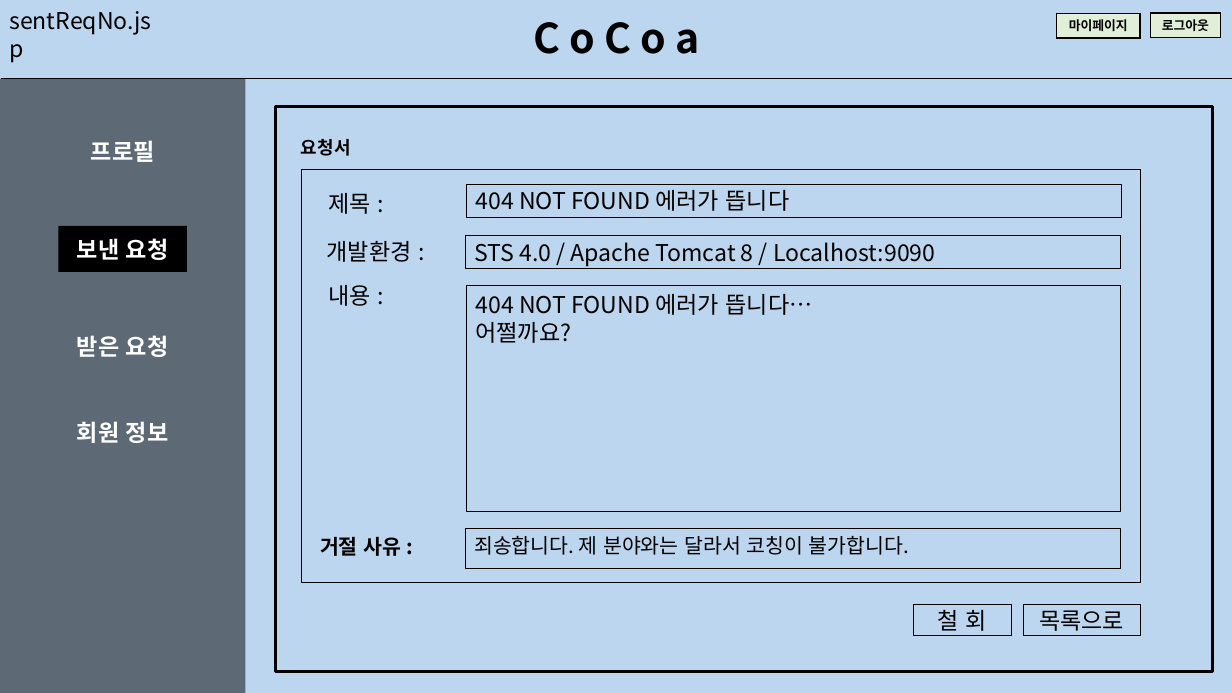
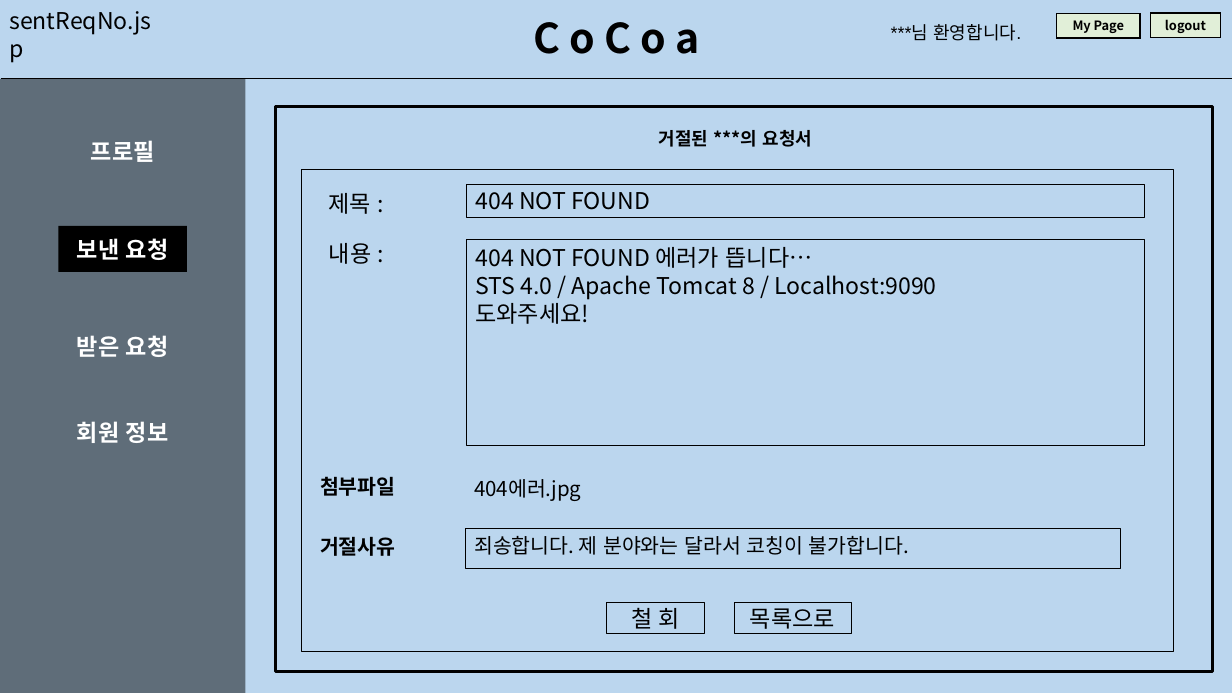
Before and after one commit to math-shpark/AI-Platform-Project-2021-CoCoa-, a slide deck: slide 21 of documents/UI.pptx (slide 16 before the commit). Drawn at 1232x693 pixels with LibreOffice and Linux fonts; fonts in the diff are those of the drawing. Boxes give left, top, right and bottom in pixels: in the first picture for what was removed or moved away, otherwise in the second. Text is boxed around its words. In the diff, an @@ line names an element or a change of style, - is before the commit and + after.

```diff
--- a/documents/UI.pptx
+++ b/documents/UI.pptx
@@ text added at (891, 24, 1021, 41), 14 pt, text #000000 @@
+***님 환영합니다.
@@ text in rectangle at (1073, 20, 1124, 33): text changed @@
-마이페이지
+My Page
@@ text in rectangle at (1165, 19, 1206, 33): text changed @@
-로그아웃
+logout
@@ text at (659, 130, 813, 147): text changed @@
-요청서
+거절된 ***의 요청서
@@ rectangle: place and size @@
-rectangle at (301, 169, 1140, 582)
+rectangle at (301, 169, 1174, 652)
@@ rectangle "404 NOT FOUND": place and size @@
-rectangle "404 NOT FOUND" at (467, 184, 1122, 217)
+rectangle "404 NOT FOUND" at (467, 184, 1145, 217)
@@ text in rectangle at (475, 191, 650, 210): text changed @@
-404 NOT FOUND 에러가 뜹니다
+404 NOT FOUND
@@ text "내용 :": place and size @@
-text "내용 :" at (329, 285, 372, 306)
+text "내용 :" at (329, 243, 372, 264)
@@ rectangle removed at (465, 236, 1120, 269) @@
-STS 4.0 / Apache Tomcat 8 / Localhost:9090
@@ rectangle "404 NOT FOUND 에러가 뜹니다…": place and size @@
-rectangle "404 NOT FOUND 에러가 뜹니다…" at (467, 286, 1121, 511)
+rectangle "404 NOT FOUND 에러가 뜹니다…" at (467, 239, 1145, 445)
@@ text removed at (327, 240, 412, 262) @@
-개발환경 :
@@ text in rectangle at (475, 275, 936, 324): text changed @@
-어쩔까요?
+STS 4.0 / Apache Tomcat 8 / Localhost:9090
+도와주세요!
@@ text added at (320, 476, 395, 496), 16 pt, text #000000, bold @@
+첨부파일
@@ text added at (474, 479, 581, 501), 16 pt, text #000000 @@
+404에러.jpg
@@ text at (320, 536, 395, 556): text changed @@
-거절 사유 :
+거절사유
@@ rectangle "철 회": place and size @@
-rectangle "철 회" at (914, 605, 1012, 637)
+rectangle "철 회" at (607, 603, 705, 634)
@@ rectangle "목록으로": place and size @@
-rectangle "목록으로" at (1023, 605, 1141, 637)
+rectangle "목록으로" at (734, 603, 851, 634)
```
Also in this commit, not shown: 19 other slides changed, 14 slides added, 9 slides removed, 7 other files.
